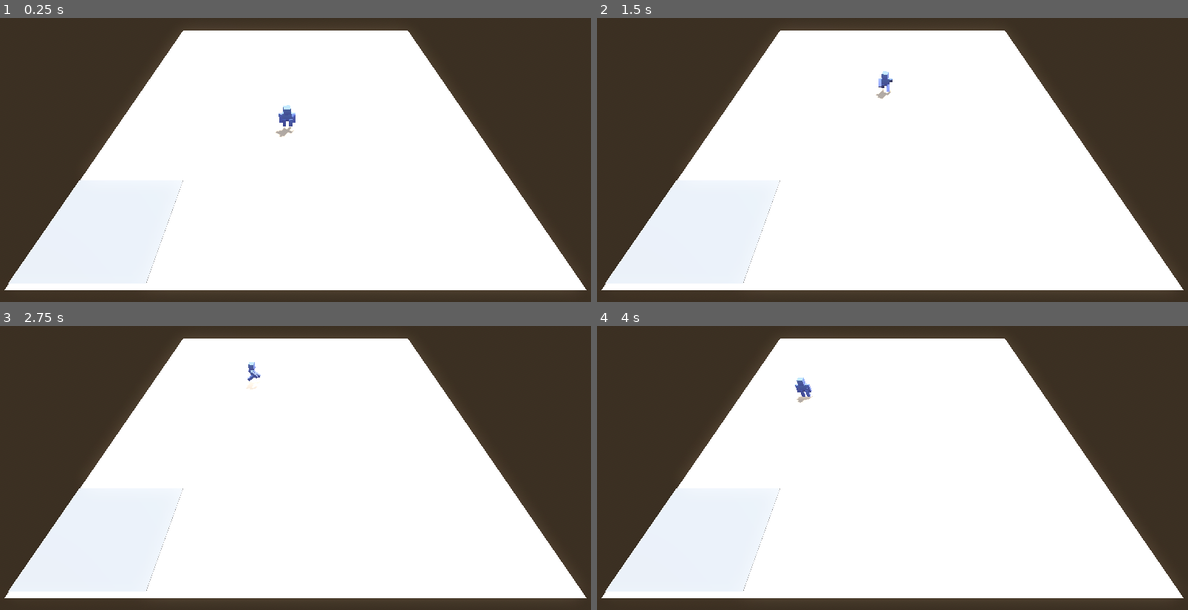
Above: before the commit, frames 1-4 (two rows, left to right).
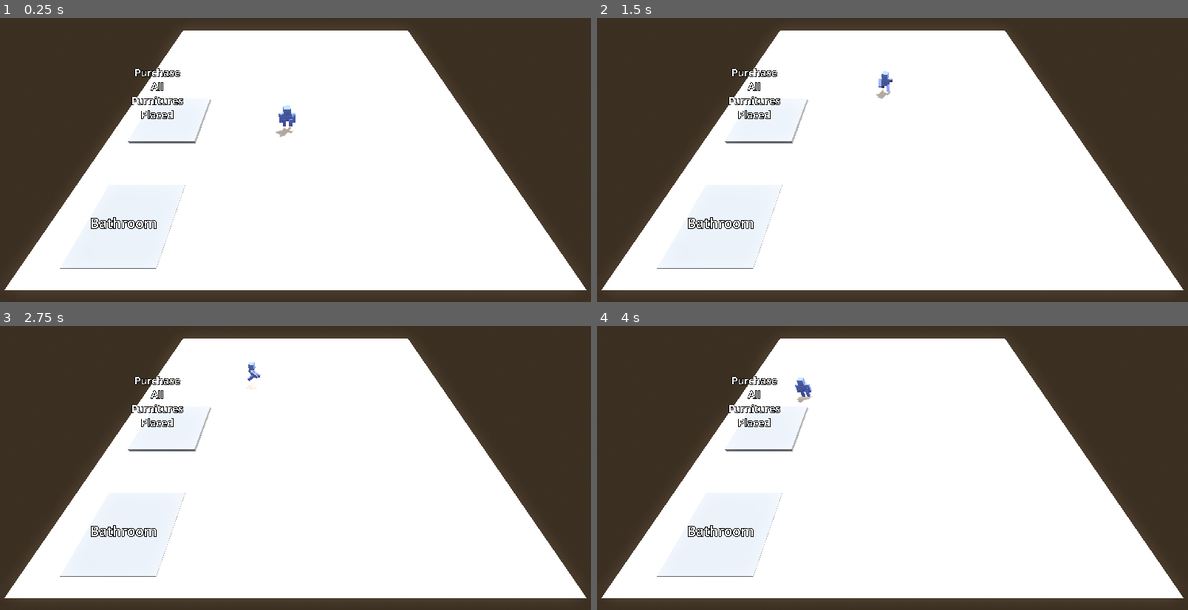
Above: after the commit, the same moments.

Repository: CamComDuck/HotelPrototype
Game: Godot game, scene res://room_builder/room_builder.tscn
Two runs of this game, one before a commit and one after it. Both use one fixed random seed, a clock stepped at 60 frames per second and the inputs below.
Inputs:
- Up to frame 1 (0.25 s): no input
- Up to frame 2 (1.5 s): tap Enter at 0.5 s; hold W (move_forward) from 0.53 s (still down); tap E (interact_primary) at 0.6, 1.35 s
- Up to frame 3 (2.75 s): release W (move_forward) at 2.03 s; hold A (move_left) from 2.03 s (still down); tap R (interact_secondary) at 2.1 s; tap E (interact_primary) at 2.3 s
- Up to frame 4 (4 s): tap E (interact_primary) at 2.85, 3.6 s; release A (move_left) at 3.53 s; hold S (move_back) from 3.53 s (still down)

The runs differ from the first frame. In frame 1, 0.7% of the frame differs, in the area x 1-36%, y 17-94%; in frame 2, 0.7%; in frame 3, 0.7%; in frame 4, 0.7%.

Commit message:
Add bathroom category to shop

Diff:
--- a/project/character/character.gd
+++ b/project/character/character.gd
@@ -9,7 +9,6 @@
 var carrying_furniture : FurnitureType
 var last_direction : Vector3
 var allow_movement := true
-var money: int = 1000  # Starting money
 
 @onready var figurine := %Figurine as Figurine
 @onready var carrying_marker := %CarryingMarker as Marker3D
@@ -27,27 +26,21 @@
 
 	if Input.is_action_just_pressed("interact_primary"):
 		if interacting_furniture != null and carrying_furniture == null:
-			# Getting price from .tres
-			var furniture_price = interacting_furniture.furniture_type.price
 
-			 # Deduct money if affordable
-			if spend_money(furniture_price):
-				figurine.play_animation("pick-up")
-				allow_movement = false
-				await figurine.animation_finished
+			figurine.play_animation("pick-up")
+			allow_movement = false
+			await figurine.animation_finished
 
-				# Pick up furniture
-				allow_movement = true
-				var hand_model := interacting_furniture.model.duplicate()
-				hand_model.scale = Vector3(0.5, 0.5, 0.5)
-				carrying_marker.add_child(hand_model)
-				figurine.play_animation("holding-both")
+			# Pick up furniture
+			allow_movement = true
+			var hand_model := interacting_furniture.model.duplicate()
+			hand_model.scale = Vector3(0.5, 0.5, 0.5)
+			carrying_marker.add_child(hand_model)
+			figurine.play_animation("holding-both")
 
-				carrying_furniture = interacting_furniture.furniture_type
-				interacting_furniture.queue_free()
-				interacting_furniture = null
-			else:
-				print("Not enough money to purchase this furniture!")
+			carrying_furniture = interacting_furniture.furniture_type
+			interacting_furniture.queue_free()
+			interacting_furniture = null
 
 		elif carrying_marker.get_child_count() > 0:
 			figurine.play_animation("pick-up")
@@ -55,7 +48,6 @@
 			await figurine.animation_finished
 
 			# Put furniture down
-			carrying_furniture.price = 0
 			furniture_placed.emit(carrying_furniture, global_position)
 			carrying_marker.get_child(0).queue_free()
 			allow_movement = true
@@ -65,15 +57,6 @@
 		if interacting_furniture != null and carrying_furniture == null:
 			interacting_furniture.rotation_degrees.y += 90
 
-func spend_money(amount: int) -> bool:
-	""" Deducts money if the player has enough. Returns true if successful. """
-	if money >= amount:
-		money -= amount
-		print("Purchased! Remaining money:", money)
-		return true
-	else:
-		print("Not enough money!")
-		return false
 
 func handle_movement(delta : float) -> void:
 	# Add the gravity.
--- a/project/furniture/furniture.gd
+++ b/project/furniture/furniture.gd
@@ -29,3 +29,7 @@
 	#price_label.position.z = (-1 * collision_shape.shape.size.z) + (collision_shape.shape.size.z / 2.0)
 	price_label.position.z = -3
 	price_label.position.y = collision_shape.shape.size.y / 2.0
+
+
+func toggle_collision(is_disabled : bool) -> void:
+	collision_shape.disabled = is_disabled
--- a/project/project.godot
+++ b/project/project.godot
@@ -33,10 +33,6 @@
 "res://furniture/": "yellow",
 "res://room_builder/": "orange"
 }
-
-[global_group]
-
-player=""
 
 [input]
 
--- a/project/room_builder/room_builder.gd
+++ b/project/room_builder/room_builder.gd
@@ -1,17 +1,27 @@
 class_name RoomBuilder
 extends Node3D
 
+
+var money := 1000
 var furniture := preload("res://furniture/furniture.tscn") as PackedScene
 
+var placed_furnitures : Array[Furniture]
+
+@onready var purchase_bathroom: Area3D = $PurchaseBathroom
+@onready var bathroom_furnitures: Area3D = $BathroomFurnitures
+@onready var bthroom_purchase_collider: CollisionShape3D = %BthroomPurchaseCollider
+@onready var bthroom_furnitures_collider: CollisionShape3D = %BthroomFurnituresCollider
+
+
+
 func _ready() -> void:
-	# I know this is quick and dirty but it works for now.
-		$Furniture.visible = false
-		$Furniture7.visible = false
-		$Furniture2.visible = false
-		$Furniture3.visible = false
-		$Furniture6.visible = false
-		$Furniture4.visible = false
-		$Furniture5.visible = false
+	print("Money Left: $" + str(money))
+	bathroom_furnitures.hide()
+	call_deferred("toggle_collision", true, bthroom_furnitures_collider)
+	for child in bathroom_furnitures.get_children():
+		if child is Furniture:
+			child.toggle_collision(true)
+
 
 func _on_character_furniture_placed(furniture_placed: FurnitureType, position_placed: Vector3) -> void:
 	var new_furniture := furniture.instantiate() as Furniture
@@ -21,14 +31,47 @@
 	new_furniture.global_position.x = position_placed.x + 5
 	new_furniture.global_position.z = position_placed.z + 5
 
+	placed_furnitures.append(new_furniture)
+
 
 func _on_purchase_square_body_entered(body: Node3D) -> void:
-	if body.is_in_group("player"):
-		# I know this is quick and dirty but it works for now.
-		$Furniture.visible = true
-		$Furniture7.visible = true
-		$Furniture2.visible = true
-		$Furniture3.visible = true
-		$Furniture6.visible = true
-		$Furniture4.visible = true
-		$Furniture5.visible = true
+	if body is Character:
+		bathroom_furnitures.show()
+		purchase_bathroom.hide()
+		call_deferred("toggle_collision", false, bthroom_furnitures_collider)
+		call_deferred("toggle_collision", true, bthroom_purchase_collider)
+		for child in bathroom_furnitures.get_children():
+			if child is Furniture:
+				child.call_deferred("toggle_collision", false)
+
+
+func _on_purchase_bathroom_body_exited(body: Node3D) -> void:
+	if body is Character:
+		bathroom_furnitures.hide()
+		purchase_bathroom.show()
+		call_deferred("toggle_collision", true, bthroom_furnitures_collider)
+		call_deferred("toggle_collision", false, bthroom_purchase_collider)
+		for child in bathroom_furnitures.get_children():
+			if child is Furniture:
+				child.call_deferred("toggle_collision", true)
+
+
+func toggle_collision(is_disabled : bool, collider : CollisionShape3D) -> void:
+	collider.disabled = is_disabled
+
+
+func _on_purchase_furnitures_body_entered(body: Node3D) -> void:
+	if body is Character:
+		if not placed_furnitures.is_empty():
+			print()
+			print("Buying items:")
+			print()
+			for i in placed_furnitures:
+				print("Buying " + i.furniture_type.name + " for $" + str(i.furniture_type.price))
+				money -= i.furniture_type.price
+				print("Money Left: $" + str(money))
+				print()
+			print("Now going to Hotel scene [Prototype Ends Here]")
+
+		else:
+			print("No furniture items to buy")
--- a/project/room_builder/room_builder.tscn
+++ b/project/room_builder/room_builder.tscn
@@ -1,16 +1,12 @@
-[gd_scene load_steps=17 format=3 uid="uid://bbw1tk7vh0mdi"]
+[gd_scene load_steps=16 format=3 uid="uid://bbw1tk7vh0mdi"]
 
 [ext_resource type="PackedScene" uid="uid://b32me7mavfh1q" path="res://Furniture Kit/floorFull.fbx" id="1_2stwj"]
 [ext_resource type="Script" path="res://room_builder/room_builder.gd" id="1_rgx25"]
 [ext_resource type="PackedScene" uid="uid://dgcbkyv1gcac2" path="res://character/character.tscn" id="2_momfj"]
 [ext_resource type="PackedScene" uid="uid://8s2306vmkwf5" path="res://furniture/furniture.tscn" id="3_sdbeq"]
 [ext_resource type="Resource" uid="uid://cost0hs1vnhik" path="res://furniture/types/toilet.tres" id="4_rm1gh"]
-[ext_resource type="Resource" uid="uid://xhl1av4slyvw" path="res://furniture/types/bed_double.tres" id="5_738do"]
 [ext_resource type="Resource" uid="uid://cieulahri8b0c" path="res://furniture/types/shower.tres" id="5_vgsup"]
-[ext_resource type="Resource" uid="uid://dmm40jphkq622" path="res://furniture/types/bed_bunk.tres" id="6_im1rv"]
-[ext_resource type="Resource" uid="uid://dvko1y2ccg36a" path="res://furniture/types/chair_desk.tres" id="7_0ehly"]
 [ext_resource type="Resource" uid="uid://osi403f6j0oo" path="res://furniture/types/bathtub.tres" id="7_p7hpa"]
-[ext_resource type="Resource" uid="uid://bhcx8h1lxlpld" path="res://furniture/types/lamp_floor.tres" id="8_lgmat"]
 
 [sub_resource type="ProceduralSkyMaterial" id="ProceduralSkyMaterial_2odo8"]
 sky_horizon_color = Color(0.64625, 0.65575, 0.67075, 1)
@@ -28,8 +24,17 @@
 [sub_resource type="BoxShape3D" id="BoxShape3D_bqaj3"]
 size = Vector3(120, 1, 145)
 
+[sub_resource type="BoxShape3D" id="BoxShape3D_gf1pd"]
+size = Vector3(20, 1.5, 20)
+
 [sub_resource type="BoxShape3D" id="BoxShape3D_my12k"]
-size = Vector3(26.6572, 2.62109, 21.8628)
+size = Vector3(100, 1.5, 20)
+
+[sub_resource type="StandardMaterial3D" id="StandardMaterial3D_mumeo"]
+albedo_color = Color(0, 1, 1, 1)
+
+[sub_resource type="BoxShape3D" id="BoxShape3D_7xc80"]
+size = Vector3(20, 0.5, 20)
 
 [node name="RoomBuilder" type="Node3D"]
 script = ExtResource("1_rgx25")
@@ -49,50 +54,78 @@
 [node name="CollisionShape3D" type="CollisionShape3D" parent="Floor"]
 shape = SubResource("BoxShape3D_bqaj3")
 
-[node name="Character" parent="." groups=["player"] instance=ExtResource("2_momfj")]
+[node name="Character" parent="." instance=ExtResource("2_momfj")]
 transform = Transform3D(1, 0, 0, 0, 1, 0, 0, 0, 1, 0, 1.79735, 0)
 
 [node name="Camera3D" type="Camera3D" parent="."]
 transform = Transform3D(1, 0, 0, 0, 0.592013, 0.805928, 0, -0.805928, 0.592013, 2.5, 50, 49.895)
 
-[node name="Furniture" parent="." instance=ExtResource("3_sdbeq")]
-transform = Transform3D(1, 0, 0, 0, 1, 0, 0, 0, 1, 37.9711, 1.36692, 35.4119)
-furniture_type = ExtResource("4_rm1gh")
+[node name="PurchaseBathroom" type="Area3D" parent="."]
+transform = Transform3D(1, 0, 0, 0, 1, 0, 0, 0, 1, -36.704, 0, 38.3542)
 
-[node name="Furniture7" parent="." instance=ExtResource("3_sdbeq")]
-transform = Transform3D(1, 0, 0, 0, 1, 0, 0, 0, 1, 16.7602, 1.36692, 36.6303)
-furniture_type = ExtResource("5_vgsup")
+[node name="BthroomPurchaseCollider" type="CollisionShape3D" parent="PurchaseBathroom"]
+unique_name_in_owner = true
+transform = Transform3D(1, 0, 0, 0, 1, 0, 0, 0, 1, 0.225006, 0.810547, -6.16626)
+shape = SubResource("BoxShape3D_gf1pd")
 
-[node name="Furniture2" parent="." instance=ExtResource("3_sdbeq")]
-transform = Transform3D(1, 0, 0, 0, 1, 0, 0, 0, 1, -17.5145, 1.36692, 36.9325)
-furniture_type = ExtResource("5_738do")
+[node name="CSGBox3D" type="CSGBox3D" parent="PurchaseBathroom"]
+transform = Transform3D(1, 0, 0, 0, 1, 0, 0, 0, 1, 0.275818, 0.071228, -7.22372)
+size = Vector3(20, 1.142, 20)
 
-[node name="Furniture3" parent="." instance=ExtResource("3_sdbeq")]
-transform = Transform3D(1, 0, 0, 0, 1, 0, 0, 0, 1, -6.72189, 1.36692, 36.7218)
-furniture_type = ExtResource("6_im1rv")
+[node name="Label" type="Label3D" parent="PurchaseBathroom"]
+unique_name_in_owner = true
+transform = Transform3D(1, 0, 0, 0, 1, 0, 0, 0, 1, 1.53558, 3.85835, -5.77318)
+billboard = 1
+text = "Bathroom"
+font_size = 600
+outline_size = 127
 
-[node name="Furniture6" parent="." instance=ExtResource("3_sdbeq")]
-transform = Transform3D(1, 0, 0, 0, 1, 0, 0, 0, 1, 48.5884, 1.36692, 35.9893)
-furniture_type = ExtResource("7_p7hpa")
+[node name="BathroomFurnitures" type="Area3D" parent="."]
+transform = Transform3D(1, 0, 0, 0, 1, 0, 0, 0, 1, 3.25391, 0, 38.3542)
 
-[node name="Furniture4" parent="." instance=ExtResource("3_sdbeq")]
-transform = Transform3D(1, 0, 0, 0, 1, 0, 0, 0, 1, 26.3783, 1.36692, 36.8734)
-furniture_type = ExtResource("7_0ehly")
-
-[node name="Furniture5" parent="." instance=ExtResource("3_sdbeq")]
-transform = Transform3D(1, 0, 0, 0, 1, 0, 0, 0, 1, 5.00014, 1.36692, 35.3144)
-furniture_type = ExtResource("8_lgmat")
-
-[node name="PurchaseSquare" type="Area3D" parent="."]
-transform = Transform3D(1, 0, 0, 0, 1, 0, 0, 0, 1, -41.5044, 0, 39.0772)
-
-[node name="CollisionShape3D" type="CollisionShape3D" parent="PurchaseSquare"]
+[node name="BthroomFurnituresCollider" type="CollisionShape3D" parent="BathroomFurnitures"]
+unique_name_in_owner = true
 transform = Transform3D(1, 0, 0, 0, 1, 0, 0, 0, 1, 0.225006, 0.810547, -6.16626)
 shape = SubResource("BoxShape3D_my12k")
 
-[node name="CSGBox3D" type="CSGBox3D" parent="PurchaseSquare"]
+[node name="CSGBox3D" type="CSGBox3D" parent="BathroomFurnitures"]
 transform = Transform3D(1, 0, 0, 0, 1, 0, 0, 0, 1, 0.275818, 0.071228, -7.22372)
-size = Vector3(27.5741, 1.14246, 24.0253)
+size = Vector3(100, 1.142, 20)
+material = SubResource("StandardMaterial3D_mumeo")
+
+[node name="Furniture" parent="BathroomFurnitures" instance=ExtResource("3_sdbeq")]
+transform = Transform3D(1, 0, 0, 0, 1, 0, 0, 0, 1, -25.2254, 0, -6.47266)
+furniture_type = ExtResource("7_p7hpa")
+
+[node name="Furniture2" parent="BathroomFurnitures" instance=ExtResource("3_sdbeq")]
+transform = Transform3D(1, 0, 0, 0, 1, 0, 0, 0, 1, -1.54666, 0, -6.47266)
+furniture_type = ExtResource("5_vgsup")
+
+[node name="Furniture3" parent="BathroomFurnitures" instance=ExtResource("3_sdbeq")]
+transform = Transform3D(1, 0, 0, 0, 1, 0, 0, 0, 1, 20.3976, 0, -6.47266)
+furniture_type = ExtResource("4_rm1gh")
+
+[node name="PurchaseFurnitures" type="Area3D" parent="."]
+transform = Transform3D(1, 0, 0, 0, 1, 0, 0, 0, 1, -37.7029, 1, -3.47564)
+
+[node name="CSGBox3D" type="CSGBox3D" parent="PurchaseFurnitures"]
+size = Vector3(20, 1, 20)
+
+[node name="CollisionShape3D" type="CollisionShape3D" parent="PurchaseFurnitures"]
+shape = SubResource("BoxShape3D_7xc80")
+
+[node name="Label2" type="Label3D" parent="PurchaseFurnitures"]
+unique_name_in_owner = true
+transform = Transform3D(1, 0, 0, 0, 1, 0, 0, 0, 1, 0, 10, 0)
+billboard = 1
+text = "Purchase
+All
+Furnitures
+Placed"
+font_size = 600
+outline_size = 127
 
 [connection signal="furniture_placed" from="Character" to="." method="_on_character_furniture_placed"]
-[connection signal="body_entered" from="PurchaseSquare" to="." method="_on_purchase_square_body_entered"]
+[connection signal="body_entered" from="PurchaseBathroom" to="." method="_on_purchase_square_body_entered"]
+[connection signal="body_exited" from="BathroomFurnitures" to="." method="_on_purchase_bathroom_body_exited"]
+[connection signal="body_entered" from="PurchaseFurnitures" to="." method="_on_purchase_furnitures_body_entered"]
